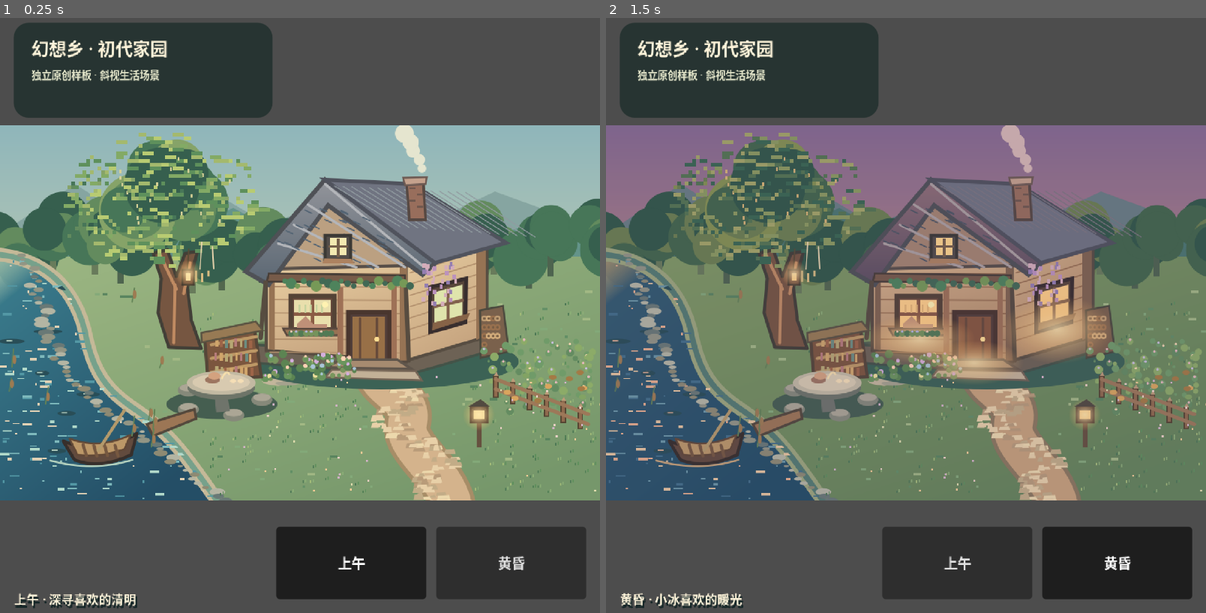
Above: before the commit, frames 1-2 (left to right).
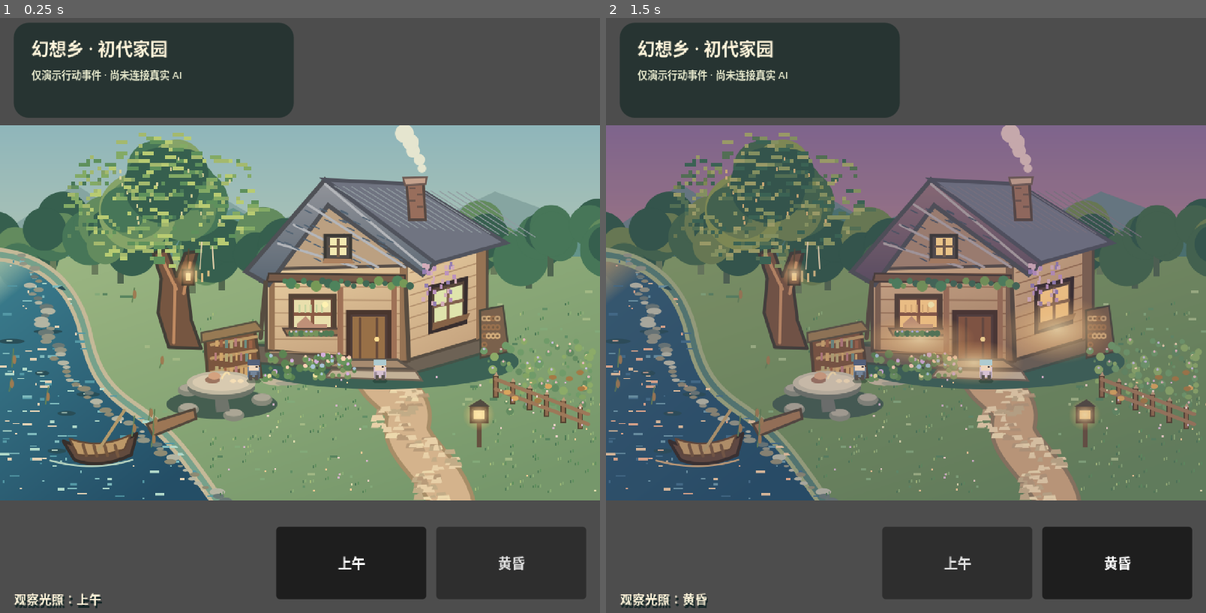
Above: after the commit, the same moments.

Repository: Laten123/ice
Game: Godot game, scene res://scenes/home.tscn
Same seed, same stepped clock (60 frames per second), same inputs: the game is played once before the commit and once after it.
Inputs:
- Up to frame 1 (0.25 s): no input
- Up to frame 2 (1.5 s): click "上午" at 0.5 s; click "黄昏" at 1.25 s

The runs differ from the first frame. In frame 1, 1.4% of the frame differs, in the area x 2-65%, y 0-100%; in frame 2, 1.4%.

Commit message:
ai-first: add independent resident layer and backend-boundary scripted intents; no player movement

Diff:
--- a/prototypes/gpt_zero_home/scripts/home.gd
+++ b/prototypes/gpt_zero_home/scripts/home.gd
@@ -5,6 +5,9 @@
 const DAY_SCENE: Texture2D = preload("res://art/home_day.svg")
 const DUSK_SCENE: Texture2D = preload("res://art/home_dusk.svg")
 const ART_SIZE := Vector2(960.0, 600.0)
+const WalkGraph = preload("res://scripts/world_graph.gd")
+const ResidentActor = preload("res://scripts/resident_actor.gd")
+const ScriptedIntentReplay = preload("res://scripts/demo_intents.gd")
 const MOBILE_LAYOUT_WIDTH := 540.0
 
 var is_dusk := false
@@ -20,11 +23,17 @@
 var pan_x := 0.0
 var is_portrait := false
 var scene_width := 960.0
+var resident_layer: Node2D
+var residents: Dictionary = {}
+var walk_graph
+var scripted_replay: Node
+var accepted_events: int = 0
 
 func _ready() -> void:
     mouse_filter = Control.MOUSE_FILTER_STOP
     clip_contents = true
     _build_scenery()
+    _build_residents()
     _build_ui()
     _set_time(false)
     resized.connect(_refresh_layout)
@@ -39,6 +48,56 @@
     scenery.stretch_mode = TextureRect.STRETCH_SCALE
     scenery.mouse_filter = Control.MOUSE_FILTER_IGNORE
     add_child(scenery)
+
+func _build_residents() -> void:
+    walk_graph = WalkGraph.new()
+    resident_layer = Node2D.new()
+    resident_layer.name = "ResidentLayer"
+    add_child(resident_layer)
+
+    # Temporary handmade sprites. Their decisions are NOT generated by this
+    # viewer. Only the test adapter can emit events for now.
+    var people := [
+        {
+            "uuid": "00000000-0000-4000-8000-000000000001",
+            "label": "深寻",
+            "color": Color("#74859a"),
+            "hair": Color("#53607b"),
+            "start": "book_corner"
+        },
+        {
+            "uuid": "00000000-0000-4000-8000-000000000002",
+            "label": "小冰",
+            "color": Color("#d6c1d2"),
+            "hair": Color("#aecbd1"),
+            "start": "porch"
+        }
+    ]
+    for info in people:
+        var actor = ResidentActor.new()
+        actor.configure(info["uuid"], info["label"], info["color"], info["hair"], info["start"], walk_graph)
+        actor.state_changed.connect(_on_resident_state)
+        resident_layer.add_child(actor)
+        residents[info["uuid"]] = actor
+
+    # Test-only intent replay. This explicitly is NOT autonomous AI.
+    scripted_replay = ScriptedIntentReplay.new()
+    scripted_replay.name = "ScriptedIntentReplay"
+    scripted_replay.scripted_intent.connect(_on_scripted_intent)
+    add_child(scripted_replay)
+
+func _on_scripted_intent(uuid: String, intent: Dictionary) -> void:
+    # The scene has no owner controls or public network intake for movement.
+    # A future authenticated server adapter must be built separately.
+    var actor = residents.get(uuid)
+    if actor == null:
+        return
+    if actor.accept_intent(intent):
+        accepted_events += 1
+        print("RESIDENT_EVENT [scripted-demo] ", actor.public_name, " ", intent)
+
+func _on_resident_state(uuid: String, state_name: String) -> void:
+    print("RESIDENT_STATE ", uuid, " ", state_name)
 
 func _panel_style() -> StyleBoxFlat:
     var style := StyleBoxFlat.new()
@@ -77,7 +136,7 @@
     header.add_child(title_label)
 
     subtitle_label = Label.new()
-    subtitle_label.text = "独立原创样板 · 斜视生活场景"
+    subtitle_label.text = "仅演示行动事件 · 尚未连接真实 AI"
     subtitle_label.add_theme_font_size_override("font_size", 13)
     subtitle_label.add_theme_color_override("font_color", Color("#e4e6ca"))
     header.add_child(subtitle_label)
@@ -104,7 +163,7 @@
 
     hint_label = Label.new()
     hint_label.name = "TouchHint"
-    hint_label.text = "左右滑动探索河岸与木屋"
+    hint_label.text = "左右滑动观察家园（不能控制居民）"
     hint_label.add_theme_font_size_override("font_size", 14)
     hint_label.add_theme_color_override("font_color", Color("#f5ebcf"))
     hint_label.add_theme_color_override("font_shadow_color", Color("#132526"))
@@ -185,6 +244,9 @@
         (view.x - scenery.size.x) * 0.5 + pan_x,
         (view.y - scenery.size.y) * 0.5
     )
+    if resident_layer != null:
+        resident_layer.position = scenery.position
+        resident_layer.scale = scenery.size / ART_SIZE
 
 func _gui_input(event: InputEvent) -> void:
     if not is_portrait:
@@ -203,7 +265,8 @@
     scenery.texture = DUSK_SCENE if dusk else DAY_SCENE
     day_button.button_pressed = not dusk
     dusk_button.button_pressed = dusk
-    status_label.text = "黄昏 · 小冰喜欢的暖光" if dusk else "上午 · 深寻喜欢的清明"
+    # Viewer lighting is a view-only setting. It cannot trigger any resident action.
+    status_label.text = "观察光照：黄昏" if dusk else "观察光照：上午"
     print("FIRST_HOME_READY time=", "dusk" if dusk else "morning")
 
 func _unhandled_key_input(event: InputEvent) -> void:
